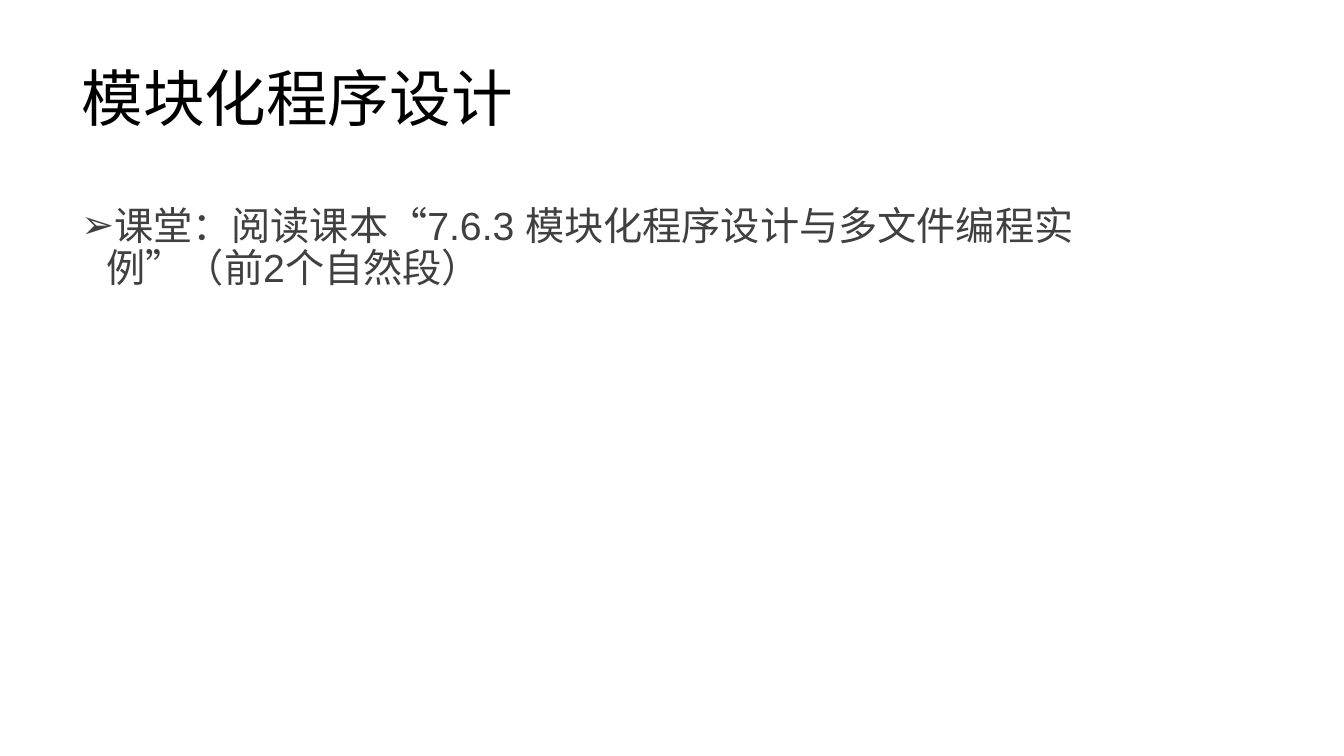
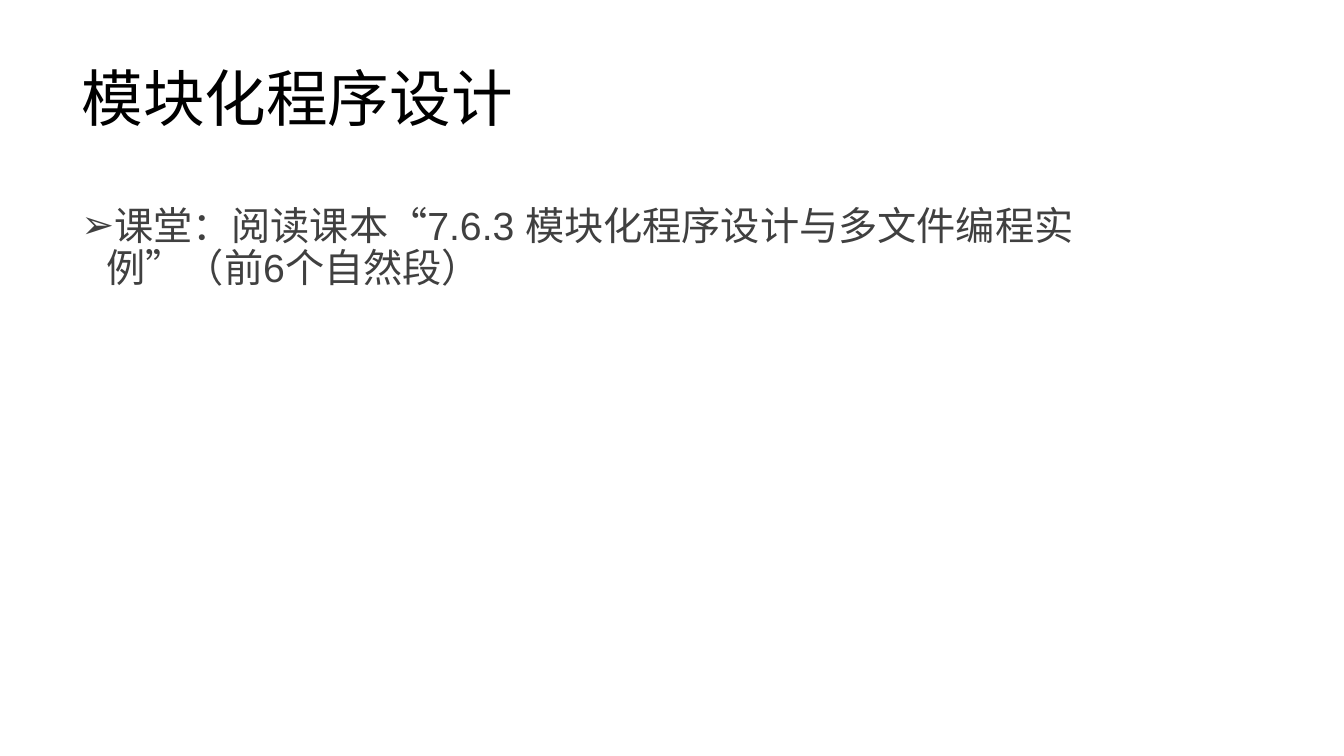
Before and after one commit to lezhang-thu/c-programming, a slide deck: slide 2 of 头文件.pptx. Drawn at 1344x756 pixels with LibreOffice and Linux fonts; fonts in the diff are those of the drawing. Boxes give left, top, right and bottom in pixels: in the first picture for what was removed or moved away, otherwise in the second. Text is boxed around its words. In the diff, an @@ line names an element or a change of style, - is before the commit and + after.

```diff
--- a/头文件.pptx
+++ b/头文件.pptx
@@ text at <box>107,207,1073,286</box>: text changed @@
-➢ 课堂：阅读课本“7.6.3 模块化程序设计与多文件编程实例”（前2个自然段）
+➢ 课堂：阅读课本“7.6.3 模块化程序设计与多文件编程实例”（前6个自然段）
```
Also in this commit, not shown: 8 other files.
